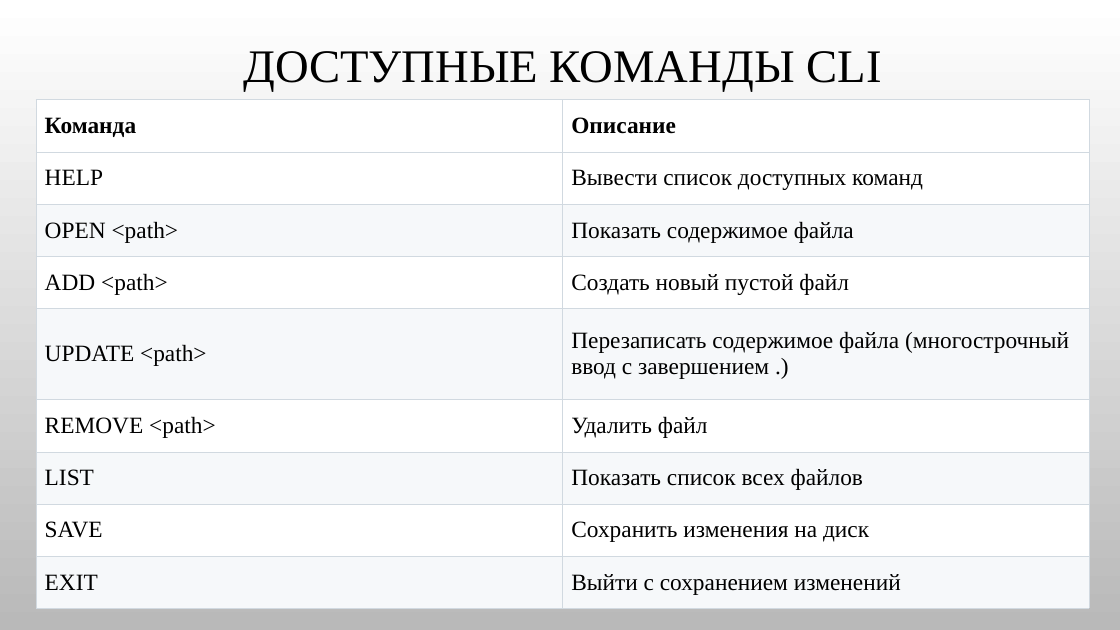
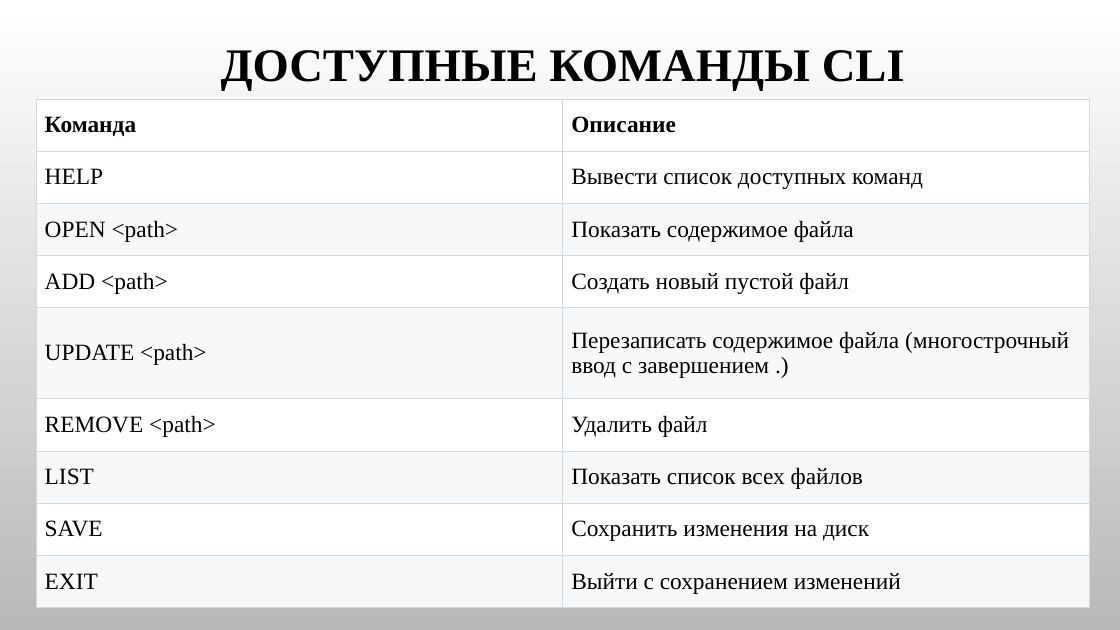
Before and after one commit to BlogPlayCode/BASFS, a slide deck: slide 4 of presentation.pptx. Drawn at 1120x630 pixels with LibreOffice and Linux fonts; fonts in the diff are those of the drawing; background and template pictures are left out. Boxes give left, top, right and bottom in pixels: in the first picture for what was removed or moved away, otherwise in the second. Text is boxed around its words. In the diff, an @@ line names an element or a change of style, - is before the commit and + after.

```diff
--- a/presentation.pptx
+++ b/presentation.pptx
@@ title "ДОСТУПНЫЕ КОМАНДЫ CLI" at <box>221,50,905,91</box>: bold on @@
```
Also in this commit, not shown: 3 other slides changed, 1 slide added.
